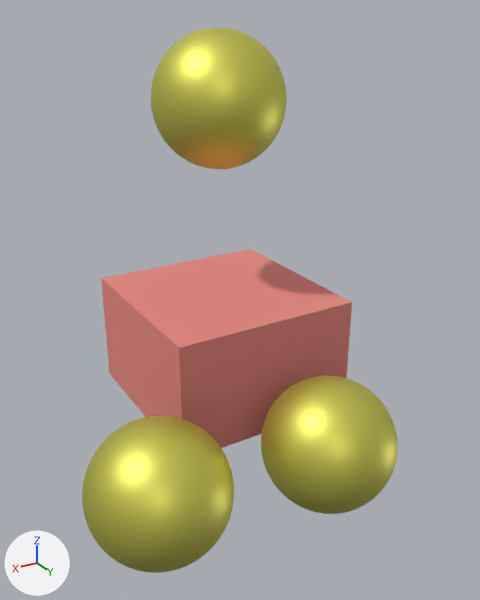
One commit to the Blender file testZone.blend: the scene before it, then after it.
One viewpoint serves both versions: a camera (50 mm lens) standing at (3.28, 5.86, 5.0) and looking at (0.3, 0.9, 2.52). Every picture has the same lights, and +X, +Y and +Z are marked at lower left.

The scene before the commit, as lines of its bpy script (objects in view):
```python
me_cube2 = bpy.data.meshes.new('Cube2')
me_cube2.from_pydata(...)  # 98 vertices, 96 faces; spans x -1.0..1.0, y -1.0..1.0, z 1.0..2.24
me_cube2.materials.append(mat_material_001)  # pink #e78a80
me_sphere = bpy.data.meshes.new('Sphere')
me_sphere.from_pydata(...)  # 1538 vertices, 1536 faces; spans x -0.657..0.657, y -0.657..0.657, z -0.657..0.657
me_sphere.polygons.foreach_set('use_smooth', [True] * 1536)
me_sphere.materials.append(mat_gold)  # yellow #e7e365
ob_cube2 = bpy.data.objects.new('Cube2', me_cube2)
ob_cube2.location = (0.0, 0.0, 0.0)
ob_sphere = bpy.data.objects.new('Sphere', me_sphere)
ob_sphere.location = (0.0, 0.0, 4.23)
ob_sphere_001 = bpy.data.objects.new('Sphere.001', me_sphere)
ob_sphere_001.location = (-0.25, 1.66, 1.16)
ob_sphere_002 = bpy.data.objects.new('Sphere.002', me_sphere)
ob_sphere_002.location = (1.46, 1.46, 1.16)
```
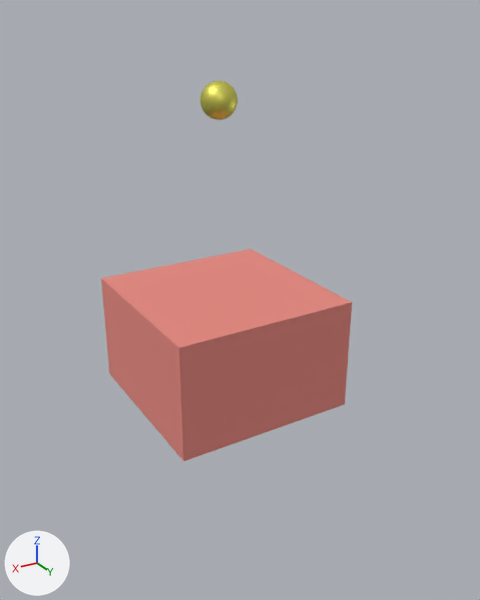
Location of each change, [x1, y1, x2, y2] in pixels of the pictures (480 x 600 px; the box of a moved part takes in the faces that stretch with it):
'Sphere.002', deleted (yellow)
    before: [82, 416, 234, 573]
'Sphere', mesh rescaled (72% narrower, 72% shorter)
    before: [151, 27, 287, 169]
    after: [200, 81, 238, 120]
'Sphere.001', deleted (yellow)
    before: [261, 375, 398, 514]
part 1 of me_sphere, moved or reshaped
    before: [82, 27, 398, 573]
    after: [200, 81, 238, 120]

Patch to the scene script:
```diff
--- a/testZone.blend.py
+++ b/testZone.blend.py
@@ me_sphere @@
 me_sphere.from_pydata(...)  # 1538 vertices, 1536 faces; spans x -0.657..0.657, y -0.657..0.657, z -0.657..0.657
 # used by ob_sphere; location = (0.0, 0.0, 4.23)
+# me_sphere part 1: the whole mesh is scaled about its middle by 0.278
 me_sphere.materials.append(mat_gold)
@@ ob_sphere_001 @@
-ob_sphere_001 = bpy.data.objects.new('Sphere.001', me_sphere)
-ob_sphere_001.location = (-0.25, 1.66, 1.16)
@@ ob_sphere_002 @@
-ob_sphere_002 = bpy.data.objects.new('Sphere.002', me_sphere)
-ob_sphere_002.location = (1.46, 1.46, 1.16)
```
